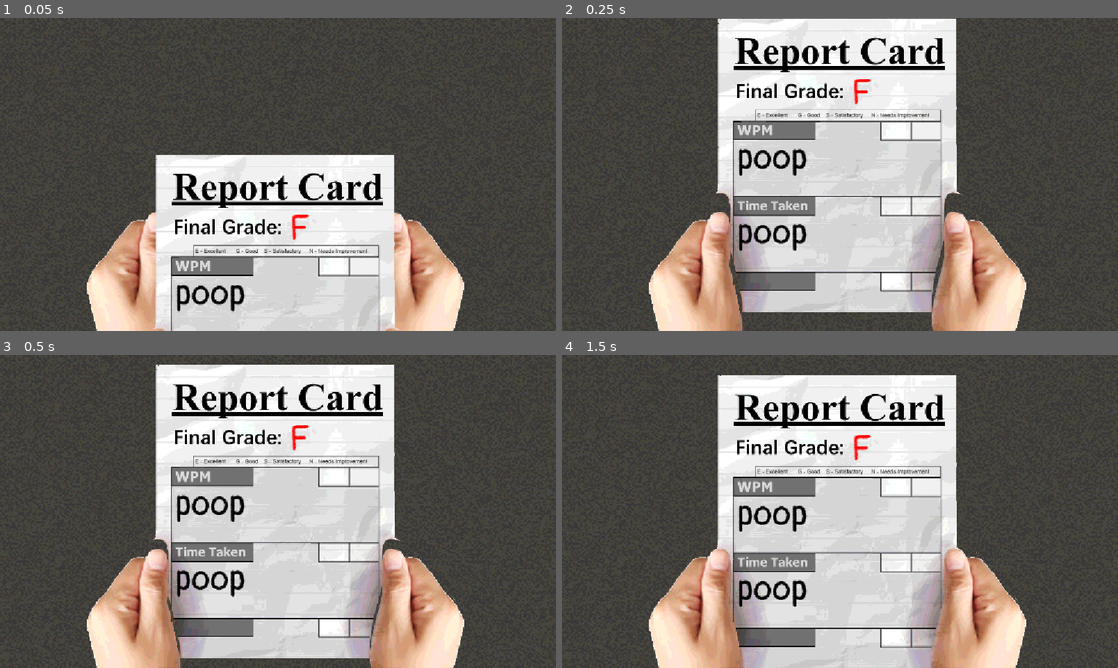
Above: before the commit, frames 1-4 (two rows, left to right).
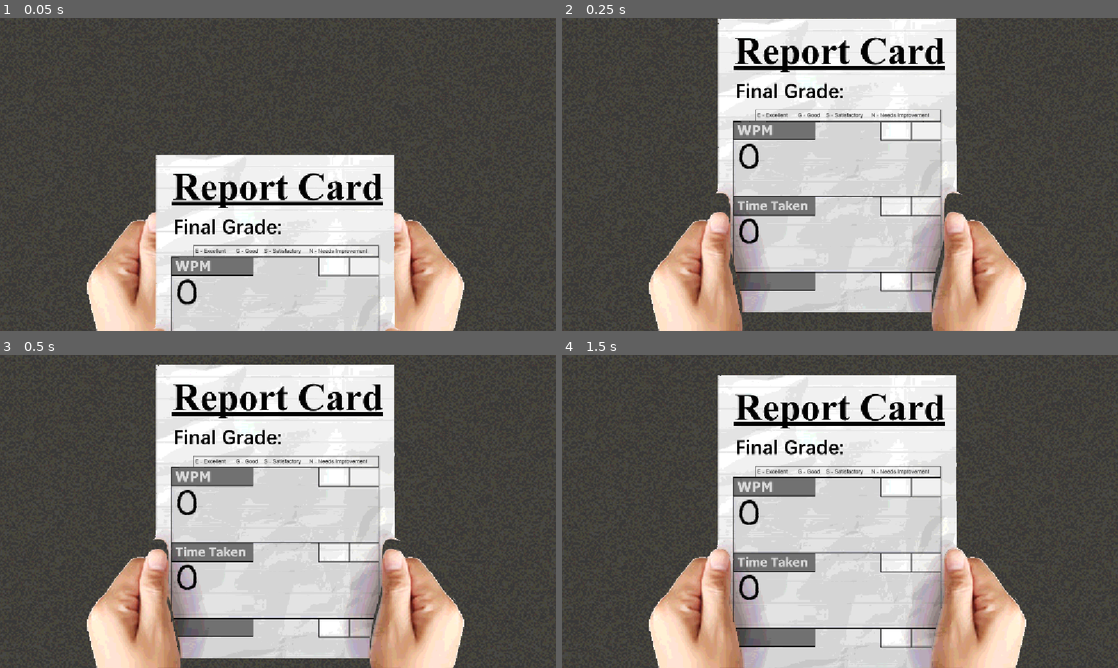
Above: after the commit, the same moments.

Repository: Vick-St3r/haven-keyboard
Game: Godot game, scene res://scenes/score.tscn
Two runs of this game, one before a commit and one after it. Both use one fixed random seed, a clock stepped at 60 frames per second and the inputs below. This scene is started directly instead of the project's main scene.
Inputs (mouse positions are in pixels of both pictures, inside the frame that each line leads up to):
- Up to frame 1 (0.05 s): no input
- Up to frame 2 (0.25 s): no input
- Up to frame 3 (0.5 s): no input
- Up to frame 4 (1.5 s): move the mouse to (962, 495) at 0.52 s; click (962, 495) at 0.67 s; tap Enter at 1.25 s; move the mouse to (728, 527) at 1.27 s; click (728, 527) at 1.42 s

The runs differ from the first frame. In frame 1, 0.6% of the frame differs, in the area x 31-56%, y 62-94%; in frame 2, 1.1%, in the area x 31-56%, y 19-75%; in frame 3, 1.1%; in frame 4, 1.1%.

Commit message:
FINAL GAME FINALLYFYEIFUHFUHEI

Diff:
--- a/project.godot
+++ b/project.godot
@@ -11,9 +11,13 @@
 [application]
 
 config/name="typing game"
-run/main_scene="uid://busa3fghdrpvl"
+run/main_scene="uid://d2k50qg6g3t21"
 config/features=PackedStringArray("4.7", "GL Compatibility")
 config/icon="res://icon.svg"
+
+[autoload]
+
+Signalsender="*uid://bgq3rns1c72e2"
 
 [display]
 
--- a/scenes/score.tscn
+++ b/scenes/score.tscn
@@ -47,7 +47,7 @@
 theme_override_font_sizes/font_size = 72
 text = "poop"
 
-[node name="Label" type="Label" parent="reportcard" unique_id=1805937415]
+[node name="time" type="Label" parent="reportcard" unique_id=1805937415]
 layout_mode = 0
 offset_left = 363.0
 offset_top = 439.0
--- a/scripts/main_game.gd
+++ b/scripts/main_game.gd
@@ -91,8 +91,10 @@
 
 	if timeLeft <= 0:
 		grade.text = "F";
+		Signalsender.final_grade = grade.text
+		Signalsender.final_wpm = wpm
+		Signalsender.final_sec = sec
 		get_tree().change_scene_to_file("res://scenes/score.tscn")
-		reportcard.emit(grade.text, wpm, sec)
 
 func _on_text_edit_text_changed() -> void:
 	total_characters_typed = textedit.text.length() + characters_already_typed
--- a/scripts/score.gd
+++ b/scripts/score.gd
@@ -1,9 +1,12 @@
 extends Node
 
 @onready var reportcardpop = $reportcard
-var grade
-var wpm
-var sec
+@onready var gradetext = $reportcard/grade
+@onready var wpmtext = $reportcard/wpm
+@onready var timetext = $reportcard/time
+var grade: String
+var wpm: float
+var sec: float
 
 # Called when the node enters the scene tree for the first time.
 func _ready() -> void:
@@ -12,17 +15,18 @@
 	tween.set_ease(Tween.EASE_OUT)
 	tween.tween_property(reportcardpop, "position", Vector2(0,0), 1.2)
 
-	var main_game_node = get_node("../MainGame")
-	if main_game_node:
-		main_game_node.reportcard.connect(_on_main_game_reportcard)
+	# Grab the data straight from your Singleton autoload
+	grade = Signalsender.final_grade
+	wpm = Signalsender.final_wpm
+	sec = Signalsender.final_sec
 
-func _on_main_game_reportcard(new_grade: String, new_wpm: float, new_sec: float) -> void:
-	grade = new_grade
-	wpm = new_wpm
-	sec = new_sec
-	print("Received Grade: ", grade)
-	print("Received WPM: ", wpm)
-	print("Received Time: ", sec)
+	print("Successfully Loaded Grade: ", grade)
+	print("Successfully Loaded WPM: ", wpm)
+	print("Successfully Loaded Time: ", sec)
+
+	gradetext.text = str(grade)
+	wpmtext.text = str(int(wpm))
+	timetext.text = str(int(sec))
 
 # Called every frame. 'delta' is the elapsed time since the previous frame.
 func _process(delta: float) -> void:
--- a/scripts/signalsender.gd
+++ b/scripts/signalsender.gd
@@ -1,5 +1,8 @@
 extends Node
 
+var final_grade: String = ""
+var final_wpm: float = 0.0
+var final_sec: float = 0.0
 
 # Called when the node enters the scene tree for the first time.
 func _ready() -> void:
Not shown, added: export_presets.cfg
